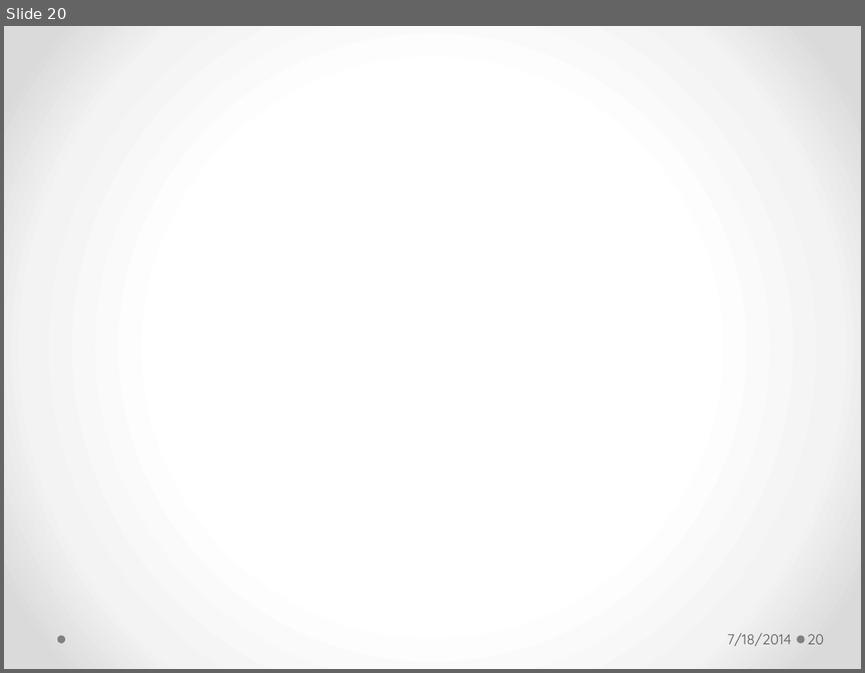
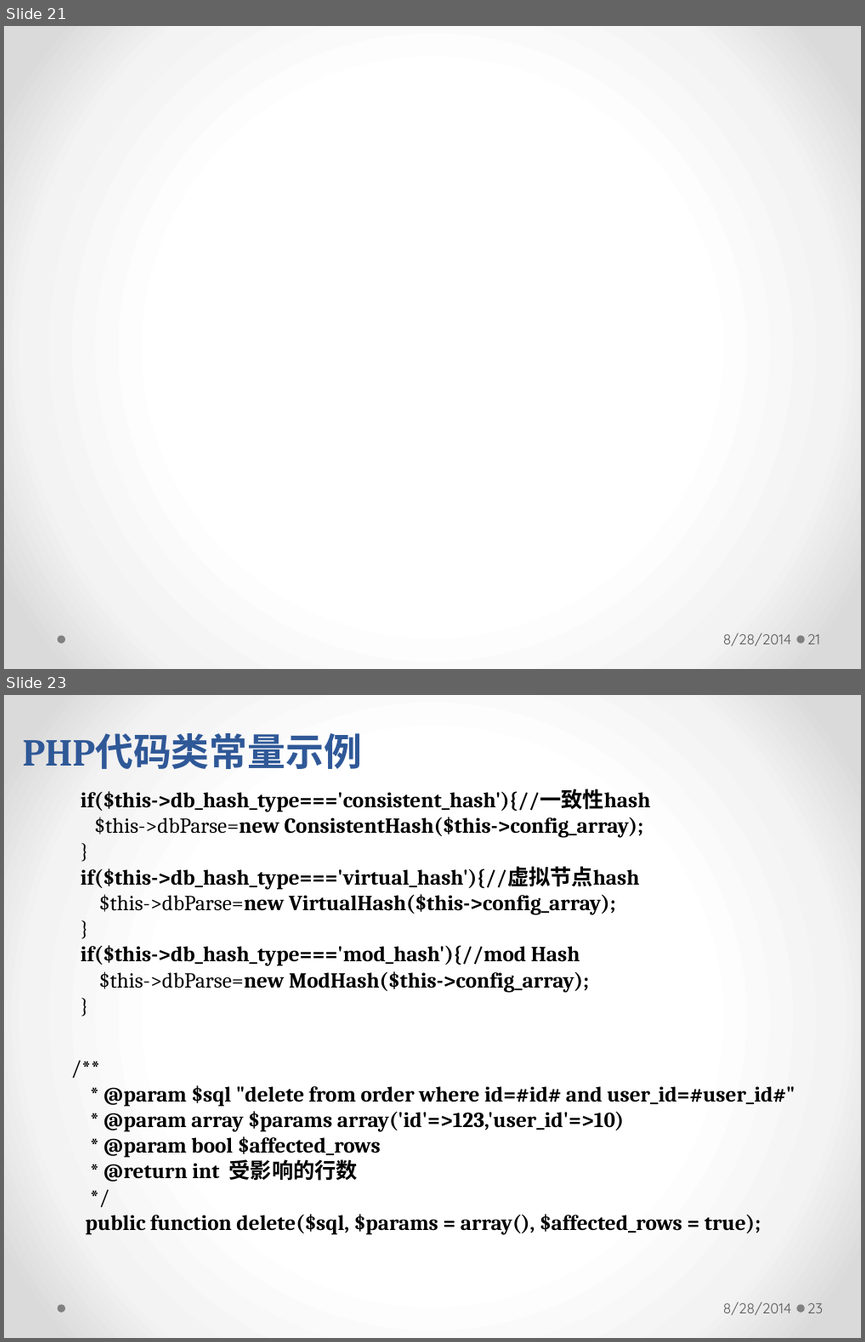
Before and after one commit to longhaisheng/dbroute, a slide deck: dbroute.pptx. Shown one above the other, each under a label of ours: slide 20 before the commit, slides 21 and 23 after it; the slides between them are not shown. The pictures are 865x673 and 865x1342 pixels, drawn with LibreOffice and Linux fonts; fonts in the diff are those of the drawing; background and template pictures are left out. Boxes give left, top, right and bottom in pixels: in the first picture for what was removed or moved away, otherwise in the second. Text is boxed around its words. In the diff, an @@ line names an element or a change of style, - is before the commit and + after.

```diff
--- a/dbroute.pptx
+++ b/dbroute.pptx
@@ slide 23 added at <box>4,695,861,1338</box>, background gradient #FFFFFF to #F4F4F4 to #DADADA; not listed: 2 template elements that a slide beside it also shows @@
@@ text added at <box>23,733,362,769</box>, 32 pt, text #2F5897, bold @@
+PHP代码类常量示例
@@ text added at <box>80,789,651,993</box>, 18 pt, text #000000, bold @@
+if($this->db_hash_type==='consistent_hash'){//一致性hash
+$this->dbParse=new ConsistentHash($this->config_array);
+}
+if($this->db_hash_type==='virtual_hash'){//虚拟节点hash
+$this->dbParse=new VirtualHash($this->config_array);
+}
+if($this->db_hash_type==='mod_hash'){//mod Hash
+$this->dbParse=new ModHash($this->config_array);
+}
@@ text added at <box>86,1085,794,1235</box>, 18 pt, text #000000, bold @@
+/**
+* @param $sql "delete from order where id=#id# and user_id=#user_id#"
+* @param array $params array('id'=>123,'user_id'=>10)
+* @param bool $affected_rows
+* @return int 受影响的行数
+*/
+public function delete($sql, $params = array(), $affected_rows = true);
@@ text added at <box>723,1302,791,1315</box>, 12 pt, text #595959 @@
+8/28/2014
@@ page number added at <box>807,1303,823,1313</box>, 12 pt, text #595959 @@
+23
@@ what was slide 20 is now slide 21 @@
@@ slide 21 changed as well @@
@@ text at <box>723,633,791,646</box>: text changed @@
-7/18/2014
+8/28/2014
@@ page number at <box>807,634,820,644</box>: text changed @@
-20
+21
```
Also in this commit, not shown: 23 other slides changed, 2 other slides added.
